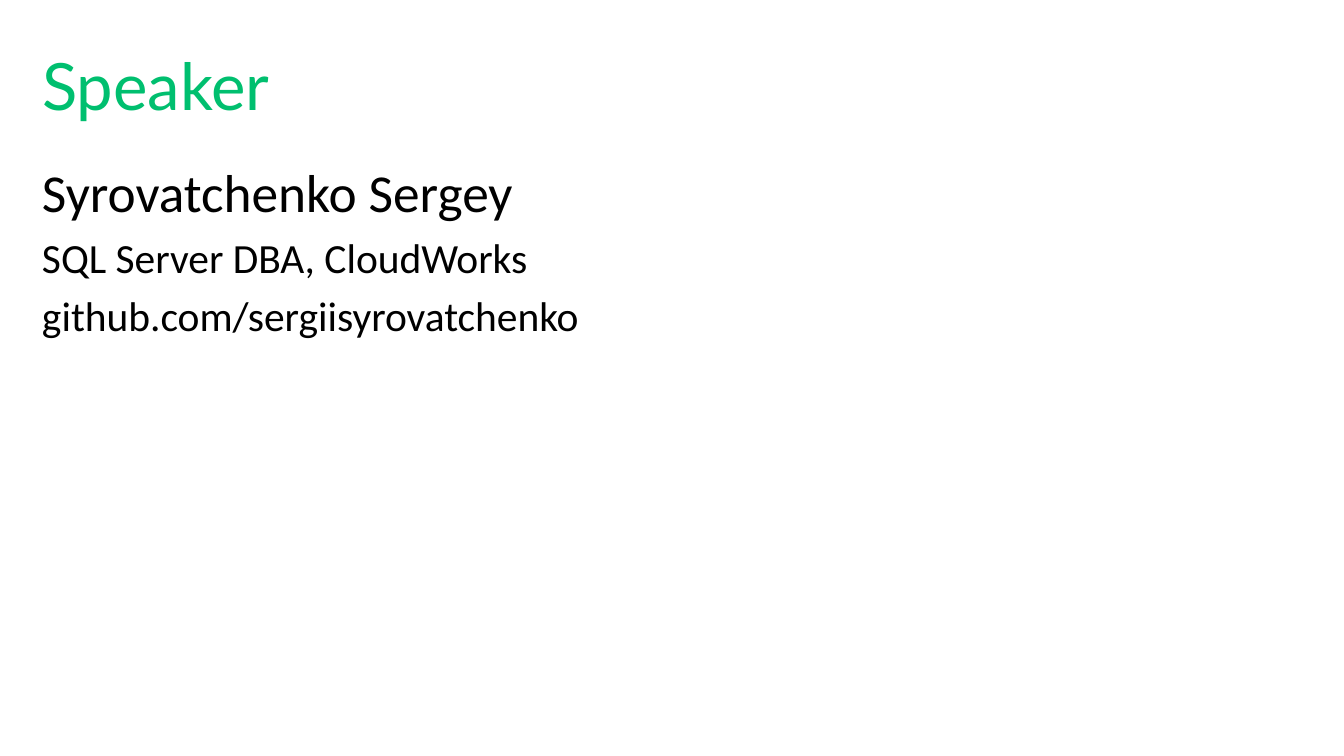
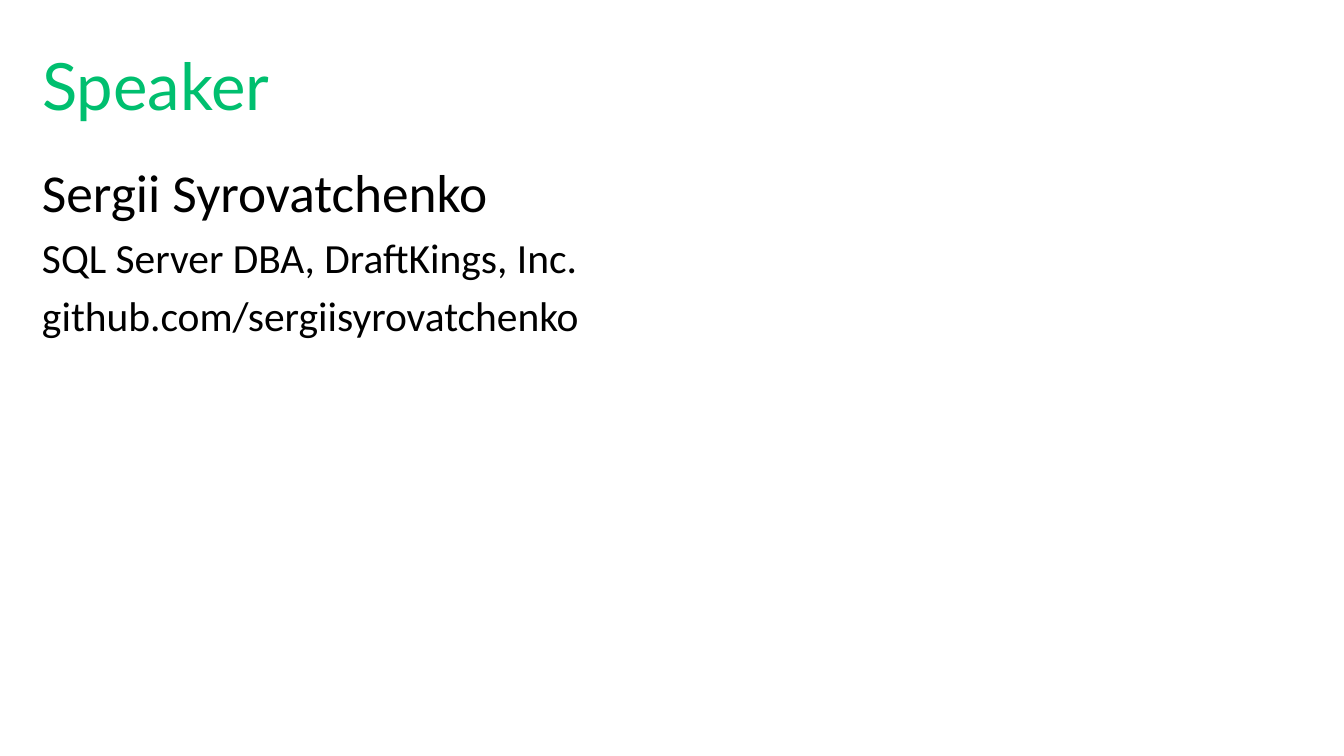
Before and after one commit to sergiisyrovatchenko/SQLSaturday, a slide deck: slide 2 of Columnstore/Columnstore.pptx. Drawn at 1344x756 pixels with LibreOffice and Linux fonts; fonts in the diff are those of the drawing; background and template pictures are left out. Boxes give left, top, right and bottom in pixels: in the first picture for what was removed or moved away, otherwise in the second. Text is boxed around its words. In the diff, an @@ line names an element or a change of style, - is before the commit and + after.

```diff
--- a/Columnstore/Columnstore.pptx
+++ b/Columnstore/Columnstore.pptx
@@ text at (42,175,577,280): text changed @@
-Syrovatchenko Sergey
-SQL Server DBA, CloudWorks
+Sergii Syrovatchenko
+SQL Server DBA, DraftKings, Inc.
```
Also in this commit, not shown: 1 other slide changed, 14 other files.
